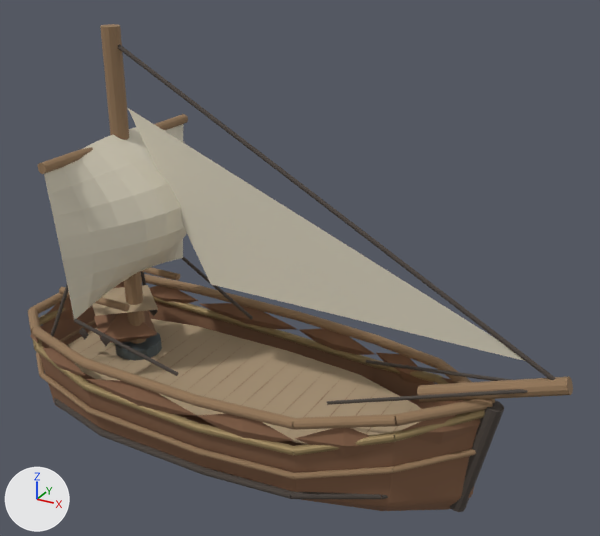
An edit to the glTF model public/art/world3d/ships/cutter.glb, drawn before and after from the same camera.
Before and after are seen from a 50 mm lens placed at (94.2, -147.3, 125.0), pointed at (11.4, 3.1, 49.8). Every picture has the same lights, and +X, +Y and +Z are marked at lower left. The older version comes first. Vertices at exactly the same position are counted once.

In view in the first picture: 'Hull'.
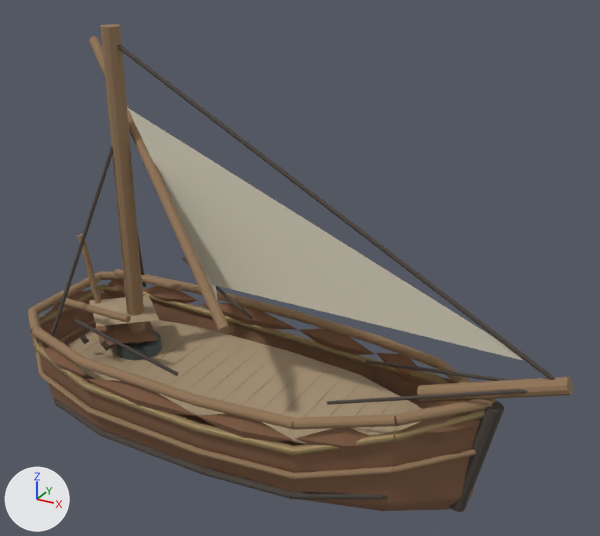
Boxes (x1, y1, x2, y2) around the edits, measured in the pictures (600 x 536 px; the box of a moved part takes in the faces that stretch with it):
part 1 of me_round_planked_hull_001, added: after (89, 36, 229, 332)
part 2 of me_round_planked_hull_001, deleted (pale yellow): before (44, 124, 187, 320)
part 3 of me_round_planked_hull_001, deleted: before (38, 114, 188, 174)
part 4 of me_round_planked_hull_001, moved or reshaped: before (59, 267, 180, 346); after (61, 234, 218, 350)

Patch to the scene script:
```diff
--- a/public/art/world3d/ships/cutter.glb.py
+++ b/public/art/world3d/ships/cutter.glb.py
@@ me_round_planked_hull_001 @@
 # used by ob_hull; location = (0.0, 0.0, 0.0)
-me_round_planked_hull_001.from_pydata(...)  # 2330 vertices, 4185 faces; spans x -62.5..73.7, y -25.3..25.3, z 0.0..100.0
+me_round_planked_hull_001.from_pydata(...)  # 2157 vertices, 3838 faces; spans x -62.5..73.7, y -24.4..24.4, z 0.0..100.0
+# me_round_planked_hull_001 part 1: a new loose piece of 24 vertices spanning x -55.8..5.8, y -19.5..17.2, z 41.6..94.4, in mat_cut_oak (brown #937657)
+# me_round_planked_hull_001 part 2: the loose piece of 176 vertices spanning x -35.2..-18.4, y -24.8..24.8, z 36.0..75.9 is deleted
+# me_round_planked_hull_001 part 3: the loose piece of 24 vertices spanning x -36.2..-33.8, y -25.3..25.3, z 72.6..75.0 is deleted
+# me_round_planked_hull_001 part 4
+# 84 vertices in x -51.8..-27.5, y -11.1..11.1, z 29.8..50.2 move by (0.0, 0.0, -3.0)
+# 16 vertices in x -46.0..-35.6, y -9.9..9.9, z 24.7 move by (0.0, 0.0, -1.7)
+# 6 vertices in x -49.5..-28.5, y -9.4..9.4, z 24.0 move by (0.0, 0.0, -1.5)
+# 4 vertices in x -44.3..-37.3, y -9.6..9.6, z 22.8 move by (0.0, 0.0, -1.2)
+# 4 vertices in x -44.3..-37.3, y -9.6..9.6, z 26.6 move by (0.0, 0.0, -2.1)
+# 3 vertices are added at (-54.0, 15.6, 91.8), (4.0, -17.9, 43.4), (-17.0, 10.1, 37.7)
+# 1 new face joins them, mat_unbleached_sail (pale yellow #d8d1bd)
 me_round_planked_hull_001.materials.append(mat_weathered_oak)
```
